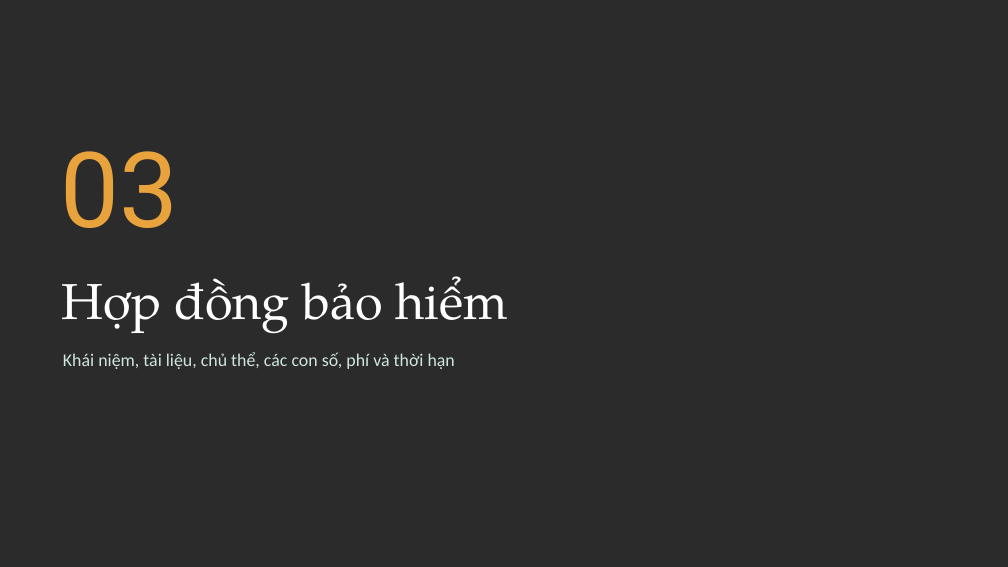
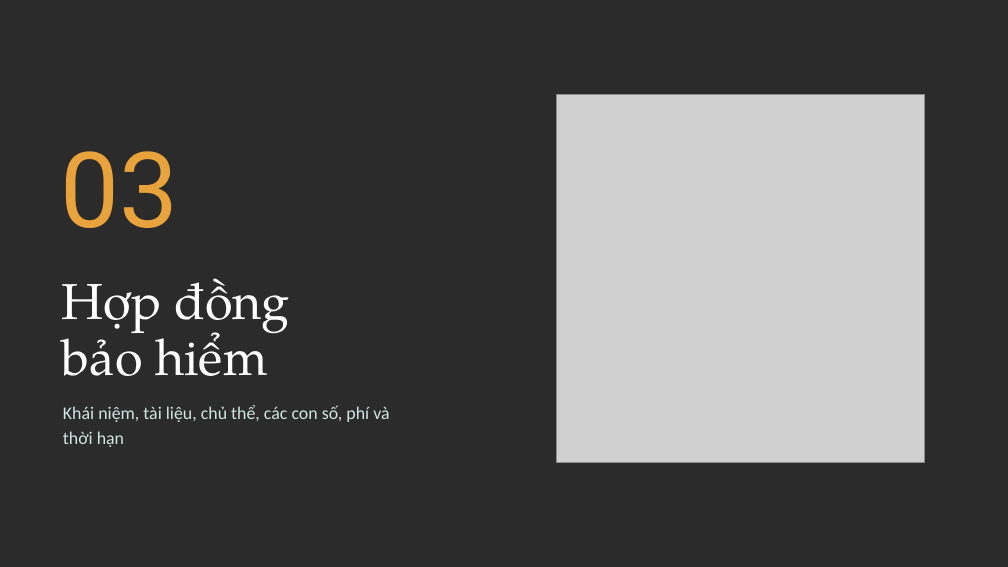
Before and after one commit to tranquanghaofake-dotcom/Law, a slide deck: slide 20 of docs/bai/ch3-bao-hiem-thuong-mai/bao-hiem-thuong-mai.pptx. Drawn at 1008x567 pixels with LibreOffice and Linux fonts; fonts in the diff are those of the drawing; grey boxes stand for pictures; background and template pictures are left out; a plain dark background stands for a picture behind light text. Boxes give left, top, right and bottom in pixels: in the first picture for what was removed or moved away, otherwise in the second. Text is boxed around its words. In the diff, an @@ line names an element or a change of style, - is before the commit and + after.

```diff
--- a/docs/bai/ch3-bao-hiem-thuong-mai/bao-hiem-thuong-mai.pptx
+++ b/docs/bai/ch3-bao-hiem-thuong-mai/bao-hiem-thuong-mai.pptx
@@ picture added at bbox=[557, 95, 924, 462] @@
@@ title at bbox=[62, 278, 290, 376]: text changed @@
-Hợp đồng bảo hiểm
+Hợp đồng
+bảo hiểm
@@ text at bbox=[63, 405, 389, 447]: text changed @@
-Khái niệm, tài liệu, chủ thể, các con số, phí và thời hạn
+Khái niệm, tài liệu, chủ thể, các con số, phí và
+thời hạn
```
Also in this commit, not shown: 2 other slides changed, 5 other files.
